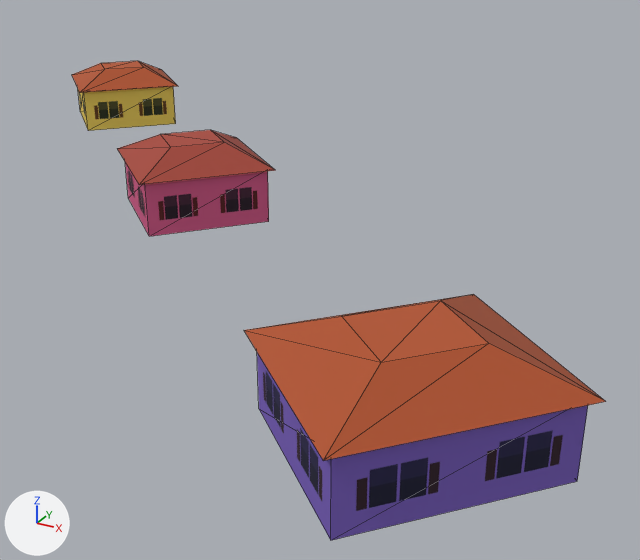
Two versions of the glTF model game/models/hero/msb_oranjestad_m22_m2.glb, one commit apart.
One viewpoint serves both versions: a 50 mm camera at (33.9, -45.5, 19.2) aimed at (8.5, 0.7, -3.9). The lights are fixed; the arrows at lower left show +X, +Y and +Z. The picture after the commit comes second. Mesh edges are drawn as thin lines. Objects named as collision shapes, trigger or cutter boxes, shadow casters or lower levels of detail are left out. Where no turn or scale is listed for an object, it has been applied to the vertices. Vertices at exactly the same position are counted once.

The older version as bpy lines, for what is in view:
```python
me_msb_oranjestad_m22_m2_lod0 = bpy.data.meshes.new('msb_oranjestad_m22_m2_lod0')
me_msb_oranjestad_m22_m2_lod0.from_pydata(...)  # 48 vertices, 60 faces; spans x -29.0..29.0, y -25.0..25.0, z -2.5..2.5
# faces by material slot: [24, 36]
me_msb_oranjestad_m22_m2_lod0.materials.append(mat_ground)
me_msb_oranjestad_m22_m2_lod0.materials.append(mat_trim)
ob_msb_oranjestad_m22_m2_lod0 = bpy.data.objects.new('msb_oranjestad_m22_m2_lod0', me_msb_oranjestad_m22_m2_lod0)
ob_msb_oranjestad_m22_m2_lod0.location = (0.81, -0.55, 2.01)
```
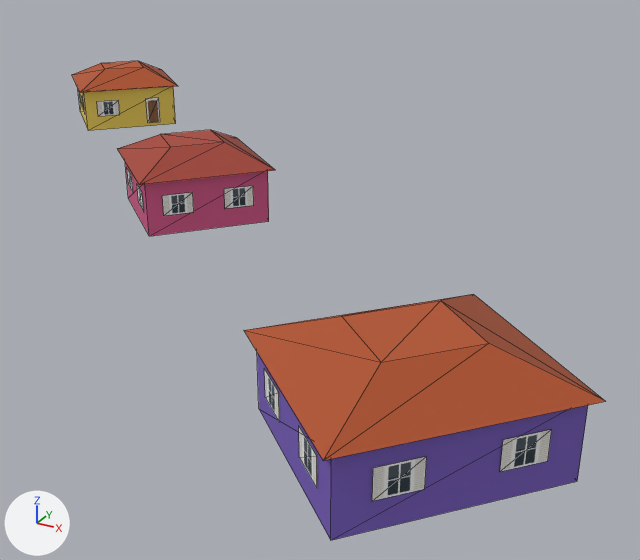
What the commit changed:
Picture 'ground_dec' (img_ground_dec) is new.
Material 'ground_dec' (mat_ground_dec) is new.
Uses the picture img_ground_dec.
me_msb_oranjestad_m22_m2_lod0 is used by ob_msb_oranjestad_m22_m2_lod0; location (0.81, -0.55, 2.01).
me_msb_oranjestad_m22_m2_lod0 had 48 vertices, 60 faces and spanned x -29.0..29.0, y -25.0..25.0, z -2.5..2.5.
me_msb_oranjestad_m22_m2_lod0 now has 144 vertices, 108 faces and spans x -29.0..29.0, y -25.0..25.0, z -2.5..2.5.
Part 1, on me_msb_oranjestad_m22_m2_lod0:
48 vertices are added at x -27.8..27.6, y -23.6..23.8, z -2.2..-1.1.
42 new vertices lie (0.0, 0.0, 1.3) away from vertices in x -27.8..27.6, y -23.6..23.8, z -1.3..-1.1.
6 new vertices lie (0.0, 0.0, 2.2) away from vertices in x -19.0..17.7, y -17.3..18.1, z -2.2..-2.1.
48 new faces join them, mat_ground_dec.
me_msb_oranjestad_m22_m2_lod0 part 2: 24 faces spanning x -28.4..28.5, y -24.4..24.4, z -2.5..1.1 switch from mat_ground to mat_trim.
me_msb_oranjestad_m22_m2_lod0 gains material mat_ground_dec.

What differs and where, as boxes [x1, y1, x2, y2] in the pictures (640 x 560 px):
part 1 of me_msb_oranjestad_m22_m2_lod0, added: after [78, 90, 551, 501]
part 2 of me_msb_oranjestad_m22_m2_lod0, recoloured: [78, 92, 566, 514] in both
